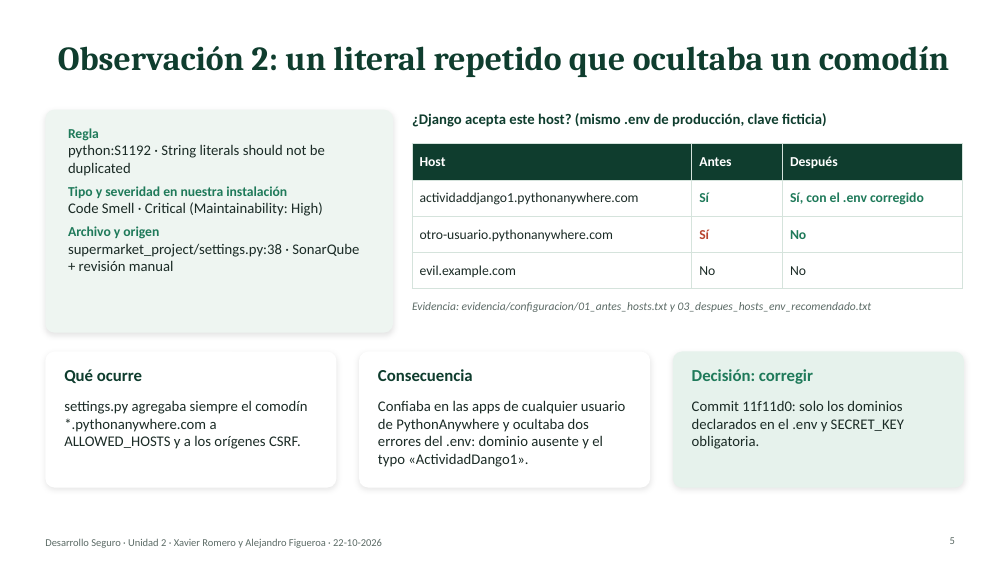
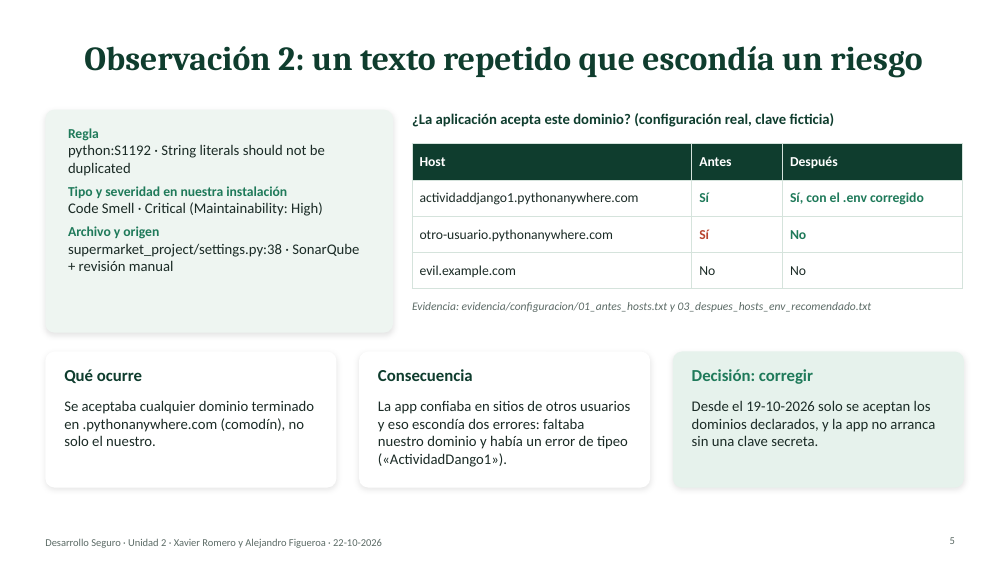
Before and after one commit to xaviiromf/desarrollo-seguro-10-09, a slide deck: slide 5 of evaluacion_u2/Presentacion_U2_Desarrollo_Seguro.pptx. Drawn at 1008x567 pixels with LibreOffice and Linux fonts; fonts in the diff are those of the drawing. Boxes give left, top, right and bottom in pixels: in the first picture for what was removed or moved away, otherwise in the second. Text is boxed around its words. In the diff, an @@ line names an element or a change of style, - is before the commit and + after.

Commit message:
docs: simplify deck wording, drop criteria and commit refs, generate script and prep guide from guion.json

```diff
--- a/evaluacion_u2/Presentacion_U2_Desarrollo_Seguro.pptx
+++ b/evaluacion_u2/Presentacion_U2_Desarrollo_Seguro.pptx
@@ title at box(84, 46, 922, 78): text changed @@
-Observación 2: un literal repetido que ocultaba un comodín
+Observación 2: un texto repetido que escondía un riesgo
@@ text at box(412, 113, 835, 127): text changed @@
-¿Django acepta este host? (mismo .env de producción, clave ficticia)
+¿La aplicación acepta este dominio? (configuración real, clave ficticia)
@@ text at box(64, 400, 315, 446): text changed @@
-settings.py agregaba siempre el comodín *.pythonanywhere.com a ALLOWED_HOSTS y a los orígenes CSRF.
+Se aceptaba cualquier dominio terminado en .pythonanywhere.com (comodín), no solo el nuestro.
@@ text at box(378, 400, 630, 467): text changed @@
-Confiaba en las apps de cualquier usuario de PythonAnywhere y ocultaba dos errores del .env: dominio ausente y el typo «ActividadDango1».
+La app confiaba en sitios de otros usuarios y eso escondía dos errores: faltaba nuestro dominio y había un error de tipeo («ActividadDango1»).
@@ text at box(692, 400, 935, 446): text changed @@
-Commit 11f11d0: solo los dominios declarados en el .env y SECRET_KEY obligatoria.
+Desde el 19-10-2026 solo se aceptan los dominios declarados, y la app no arranca sin una clave secreta.
```
Also in this commit, not shown: 13 other slides changed, 5 other files.
